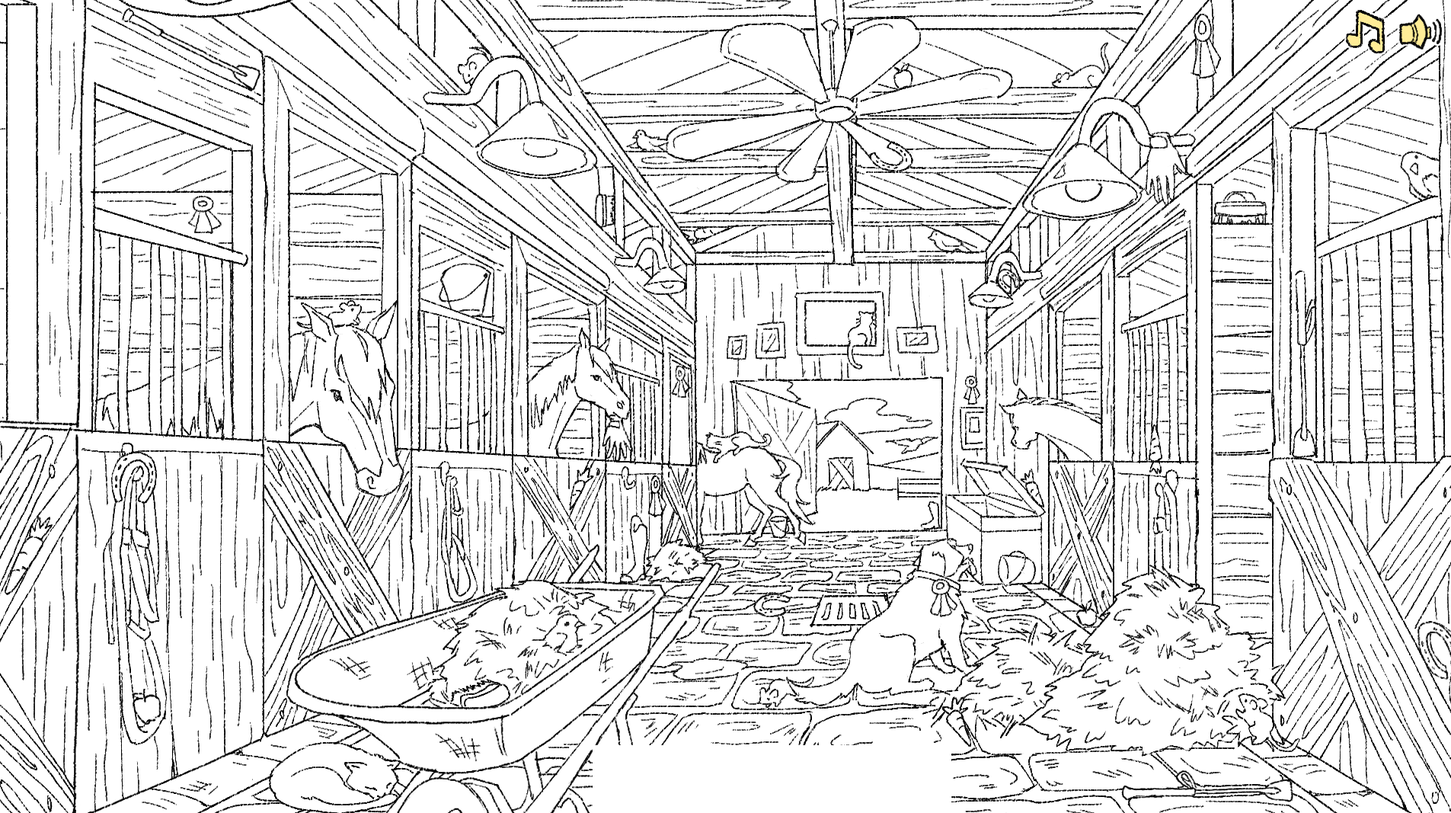
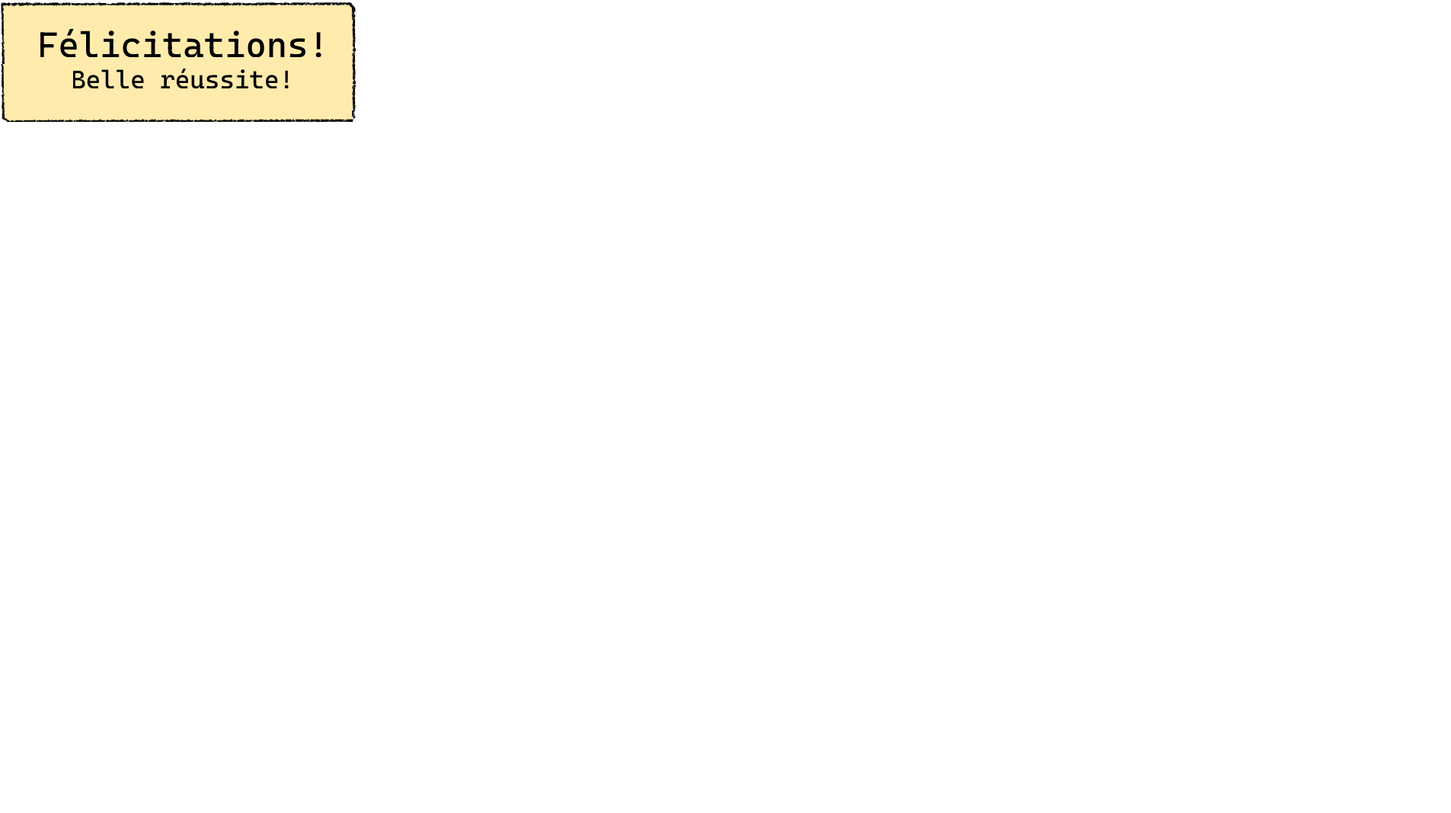
Two versions of the same layered image (1451×813). Layer-by-layer changes:
added group "Congrat" with 3 layers above "Hud + Icons" over [0, 0, 439, 196]
added layer "congrat" in group "Congrat" over [0, 0, 439, 196]
hid "bw", painted on it over [0, 0, 1451, 813]
